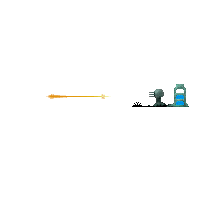
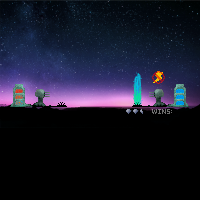
The second 200x200 image is a revision of the first. Changes to its layers:
hid group "dissipate" (1st of 2) (4 layers) over [46, 94, 153, 99]
showed group "Mask copy" (23 layers) over [7, 72, 67, 113]
showed group "Bottom bar" (8 layers) over [123, 107, 197, 116]
showed group "Shield" (2nd of 2, in "Mask") (3 layers) over [133, 72, 143, 105]
showed group "Charge copy 2" (2nd of 2, in "Mask") (2 layers) over [176, 89, 184, 93]
added group "Fizzle" with 2 layers above "Hue/Saturation 1" over [152, 71, 165, 84]
added layer "Cancel" (58%) in group "Fizzle" over [152, 71, 165, 84]
added layer "lightning" in group "Fizzle" over [153, 71, 163, 83]
showed "Layer 5" over [0, 0, 200, 129]
showed "Background" over [0, 0, 200, 200]
